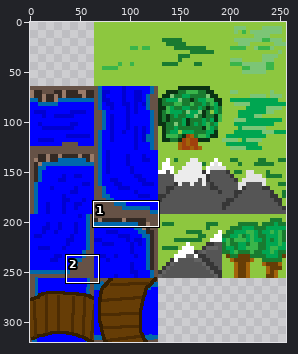
Two versions of one sprite sheet, robot_corp/sprites/spr_floor/layers/60b3e0d8-89d7-4e2c-9fbb-667c1136db2c/9d18ce3f-0361-4b16-9a15-5d19689066b1.png. Above, an overview of the earlier version with the close-up marked.
Close-up. The starting point:
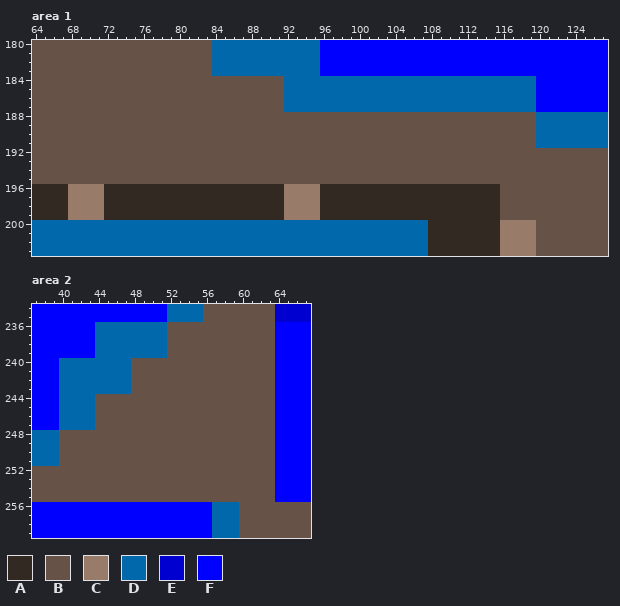
The file is 256x320 pixels. Shown: area 1: x 64..127, y 180..203; area 2: x 37..67, y 234..259.
Palette (. is transparent): A #332923  B #665246  C #997b69  D #0068ab  E #0000d1  F #0000ff
Pixels before, area 1, first column x 64:
180 BBBBBBBBBBBBBBBBBBBBDDDDDDDDDDDDFFFFFFFFFFFFFFFFFFFFFFFFFFFFFFFF
181 BBBBBBBBBBBBBBBBBBBBDDDDDDDDDDDDFFFFFFFFFFFFFFFFFFFFFFFFFFFFFFFF
182 BBBBBBBBBBBBBBBBBBBBDDDDDDDDDDDDFFFFFFFFFFFFFFFFFFFFFFFFFFFFFFFF
183 BBBBBBBBBBBBBBBBBBBBDDDDDDDDDDDDFFFFFFFFFFFFFFFFFFFFFFFFFFFFFFFF
184 BBBBBBBBBBBBBBBBBBBBBBBBBBBBDDDDDDDDDDDDDDDDDDDDDDDDDDDDFFFFFFFF
185 BBBBBBBBBBBBBBBBBBBBBBBBBBBBDDDDDDDDDDDDDDDDDDDDDDDDDDDDFFFFFFFF
186 BBBBBBBBBBBBBBBBBBBBBBBBBBBBDDDDDDDDDDDDDDDDDDDDDDDDDDDDFFFFFFFF
187 BBBBBBBBBBBBBBBBBBBBBBBBBBBBDDDDDDDDDDDDDDDDDDDDDDDDDDDDFFFFFFFF
188 BBBBBBBBBBBBBBBBBBBBBBBBBBBBBBBBBBBBBBBBBBBBBBBBBBBBBBBBDDDDDDDD
189 BBBBBBBBBBBBBBBBBBBBBBBBBBBBBBBBBBBBBBBBBBBBBBBBBBBBBBBBDDDDDDDD
190 BBBBBBBBBBBBBBBBBBBBBBBBBBBBBBBBBBBBBBBBBBBBBBBBBBBBBBBBDDDDDDDD
191 BBBBBBBBBBBBBBBBBBBBBBBBBBBBBBBBBBBBBBBBBBBBBBBBBBBBBBBBDDDDDDDD
192 BBBBBBBBBBBBBBBBBBBBBBBBBBBBBBBBBBBBBBBBBBBBBBBBBBBBBBBBBBBBBBBB
193 BBBBBBBBBBBBBBBBBBBBBBBBBBBBBBBBBBBBBBBBBBBBBBBBBBBBBBBBBBBBBBBB
194 BBBBBBBBBBBBBBBBBBBBBBBBBBBBBBBBBBBBBBBBBBBBBBBBBBBBBBBBBBBBBBBB
195 BBBBBBBBBBBBBBBBBBBBBBBBBBBBBBBBBBBBBBBBBBBBBBBBBBBBBBBBBBBBBBBB
196 AAAACCCCAAAAAAAAAAAAAAAAAAAACCCCAAAAAAAAAAAAAAAAAAAABBBBBBBBBBBB
197 AAAACCCCAAAAAAAAAAAAAAAAAAAACCCCAAAAAAAAAAAAAAAAAAAABBBBBBBBBBBB
198 AAAACCCCAAAAAAAAAAAAAAAAAAAACCCCAAAAAAAAAAAAAAAAAAAABBBBBBBBBBBB
199 AAAACCCCAAAAAAAAAAAAAAAAAAAACCCCAAAAAAAAAAAAAAAAAAAABBBBBBBBBBBB
200 DDDDDDDDDDDDDDDDDDDDDDDDDDDDDDDDDDDDDDDDDDDDAAAAAAAACCCCBBBBBBBB
201 DDDDDDDDDDDDDDDDDDDDDDDDDDDDDDDDDDDDDDDDDDDDAAAAAAAACCCCBBBBBBBB
202 DDDDDDDDDDDDDDDDDDDDDDDDDDDDDDDDDDDDDDDDDDDDAAAAAAAACCCCBBBBBBBB
203 DDDDDDDDDDDDDDDDDDDDDDDDDDDDDDDDDDDDDDDDDDDDAAAAAAAACCCCBBBBBBBB
Pixels before, area 2, first column x 37:
234 FFFFFFFFFFFFFFFDDDDBBBBBBBBEEEE
235 FFFFFFFFFFFFFFFDDDDBBBBBBBBEEEE
236 FFFFFFFDDDDDDDDBBBBBBBBBBBBFFFF
237 FFFFFFFDDDDDDDDBBBBBBBBBBBBFFFF
238 FFFFFFFDDDDDDDDBBBBBBBBBBBBFFFF
239 FFFFFFFDDDDDDDDBBBBBBBBBBBBFFFF
240 FFFDDDDDDDDBBBBBBBBBBBBBBBBFFFF
241 FFFDDDDDDDDBBBBBBBBBBBBBBBBFFFF
242 FFFDDDDDDDDBBBBBBBBBBBBBBBBFFFF
243 FFFDDDDDDDDBBBBBBBBBBBBBBBBFFFF
244 FFFDDDDBBBBBBBBBBBBBBBBBBBBFFFF
245 FFFDDDDBBBBBBBBBBBBBBBBBBBBFFFF
246 FFFDDDDBBBBBBBBBBBBBBBBBBBBFFFF
247 FFFDDDDBBBBBBBBBBBBBBBBBBBBFFFF
248 DDDBBBBBBBBBBBBBBBBBBBBBBBBFFFF
249 DDDBBBBBBBBBBBBBBBBBBBBBBBBFFFF
250 DDDBBBBBBBBBBBBBBBBBBBBBBBBFFFF
251 DDDBBBBBBBBBBBBBBBBBBBBBBBBFFFF
252 BBBBBBBBBBBBBBBBBBBBBBBBBBBFFFF
253 BBBBBBBBBBBBBBBBBBBBBBBBBBBFFFF
254 BBBBBBBBBBBBBBBBBBBBBBBBBBBFFFF
255 BBBBBBBBBBBBBBBBBBBBBBBBBBBFFFF
256 FFFFFFFFFFFFFFFFFFFFDDDBBBBBBBB
257 FFFFFFFFFFFFFFFFFFFFDDDBBBBBBBB
258 FFFFFFFFFFFFFFFFFFFFDDDBBBBBBBB
259 FFFFFFFFFFFFFFFFFFFFDDDBBBBBBBB
The result:
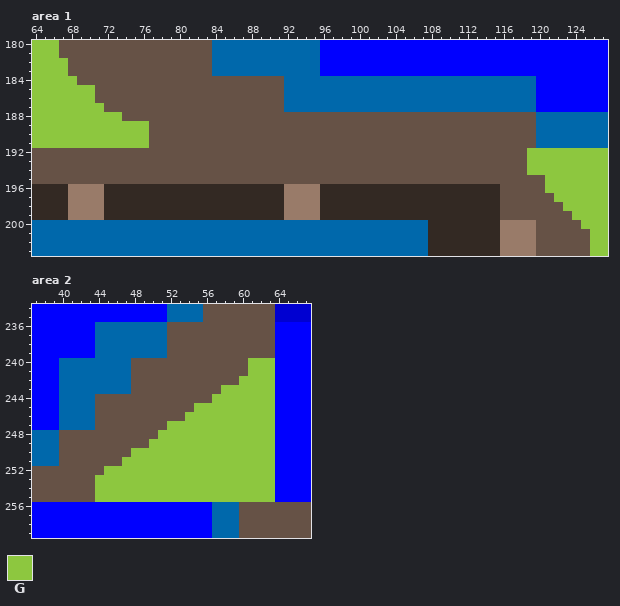
Colours new in this view: G #8dc73f
Edits made:
{"where": "area 1"}
{"y":180,"x":64,"old":"BBB","new":"GGG"}
{"y":181,"x":64,"old":"BBB","new":"GGG"}
{"y":182,"x":64,"old":"BBBB","new":"GGGG"}
{"y":183,"x":64,"old":"BBBB","new":"GGGG"}
{"y":184,"x":64,"old":"BBBBB","new":"GGGGG"}
{"y":185,"x":64,"old":"BBBBBBB","new":"GGGGGGG"}
{"y":186,"x":64,"old":"BBBBBBB","new":"GGGGGGG"}
{"y":187,"x":64,"old":"BBBBBBBB","new":"GGGGGGGG"}
{"y":188,"x":64,"old":"BBBBBBBBBB","new":"GGGGGGGGGG"}
{"y":189,"x":64,"old":"BBBBBBBBBBBBB","new":"GGGGGGGGGGGGG"}
{"y":190,"x":64,"old":"BBBBBBBBBBBBB","new":"GGGGGGGGGGGGG"}
{"y":191,"x":64,"old":"BBBBBBBBBBBBB","new":"GGGGGGGGGGGGG"}
{"y":192,"x":119,"old":"BBBBBBBBB","new":"GGGGGGGGG"}
{"y":193,"x":119,"old":"BBBBBBBBB","new":"GGGGGGGGG"}
{"y":194,"x":119,"old":"BBBBBBBBB","new":"GGGGGGGGG"}
{"y":195,"x":121,"old":"BBBBBBB","new":"GGGGGGG"}
{"y":196,"x":121,"old":"BBBBBBB","new":"GGGGGGG"}
{"y":197,"x":122,"old":"BBBBBB","new":"GGGGGG"}
{"y":198,"x":123,"old":"BBBBB","new":"GGGGG"}
{"y":199,"x":124,"old":"BBBB","new":"GGGG"}
{"y":200,"x":125,"old":"BBB","new":"GGG"}
{"y":201,"x":126,"old":"BB","new":"GG"}
{"y":202,"x":126,"old":"BB","new":"GG"}
{"y":203,"x":126,"old":"BB","new":"GG"}
{"where": "area 2"}
{"y":240,"x":61,"old":"BBB","new":"GGG"}
{"y":241,"x":61,"old":"BBB","new":"GGG"}
{"y":242,"x":60,"old":"BBBB","new":"GGGG"}
{"y":243,"x":58,"old":"BBBBBB","new":"GGGGGG"}
{"y":244,"x":57,"old":"BBBBBBB","new":"GGGGGGG"}
{"y":245,"x":55,"old":"BBBBBBBBB","new":"GGGGGGGGG"}
{"y":246,"x":54,"old":"BBBBBBBBBB","new":"GGGGGGGGGG"}
{"y":247,"x":52,"old":"BBBBBBBBBBBB","new":"GGGGGGGGGGGG"}
{"y":248,"x":51,"old":"BBBBBBBBBBBBB","new":"GGGGGGGGGGGGG"}
{"y":249,"x":50,"old":"BBBBBBBBBBBBBB","new":"GGGGGGGGGGGGGG"}
{"y":250,"x":48,"old":"BBBBBBBBBBBBBBBB","new":"GGGGGGGGGGGGGGGG"}
{"y":251,"x":47,"old":"BBBBBBBBBBBBBBBBB","new":"GGGGGGGGGGGGGGGGG"}
{"y":252,"x":45,"old":"BBBBBBBBBBBBBBBBBBB","new":"GGGGGGGGGGGGGGGGGGG"}
{"y":253,"x":44,"old":"BBBBBBBBBBBBBBBBBBBB","new":"GGGGGGGGGGGGGGGGGGGG"}
{"y":254,"x":44,"old":"BBBBBBBBBBBBBBBBBBBB","new":"GGGGGGGGGGGGGGGGGGGG"}
{"y":255,"x":44,"old":"BBBBBBBBBBBBBBBBBBBB","new":"GGGGGGGGGGGGGGGGGGGG"}
{"label":"changed","picture_box":[32,40,149,148]}
{"label":"changed","picture_box":[527,148,608,256]}
{"label":"changed","picture_box":[95,358,275,502]}
